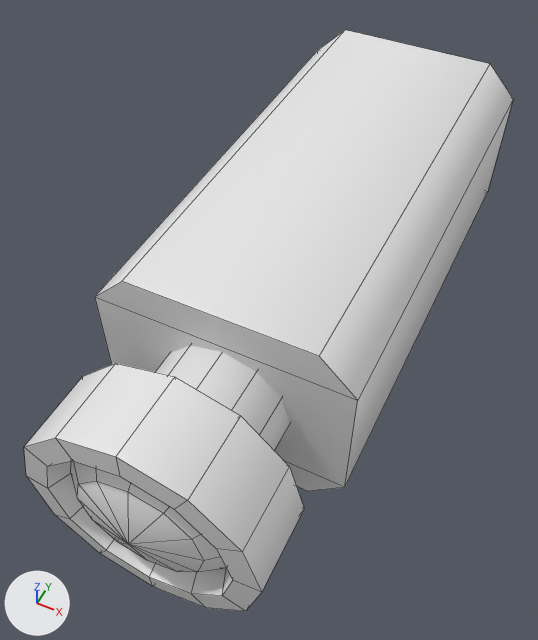
A saved change to the FBX model Assets/Assets/Environment/Camara.FBX.
Before and after are seen from a 50 mm lens placed at (0.212, -0.719, 0.479), pointed at (-0.007, -0.281, -0.069). The lights are fixed; the arrows at lower left show +X, +Y and +Z. Mesh edges are drawn as thin lines. Where no turn or scale is listed for an object, it has been applied to the vertices.
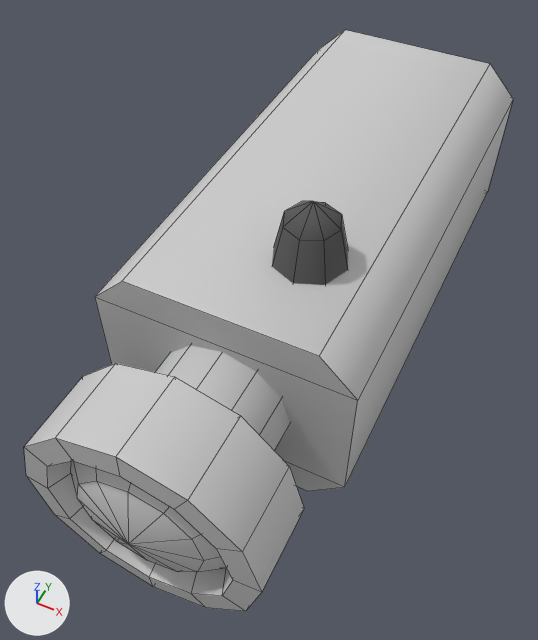
Pixel boxes [x1, y1, x2, y2] of what changed, in the pictures (538 x 640 px):
part 1 of me_mesh, added: after [272, 201, 348, 285]
part 2 of me_mesh, recoloured (white to grey): [24, 30, 513, 611] in both

What changed in the scene script:
```text
Add mat_01___default:
    mat_01___default = principled_material('01 - Default')
    mat_01___default.base_color = (0.592, 0.592, 0.592)  # light grey #cacaca
    mat_01___default.roughness = 0.859
Add mat_02___default:
    mat_02___default = principled_material('02 - Default')
    mat_02___default.base_color = (0.0902, 0.0902, 0.0902)  # dark grey #555555
    mat_02___default.roughness = 0.859
Change me_mesh:
    used by ob_object003; location = (0.0, 0.0, 0.0)
    remove me_mesh.from_pydata(...)  # 101 vertices, 98 faces; spans x -0.122..0.122, y -0.542..0.084, z -0.166..0.049
    add me_mesh.from_pydata(...)  # 118 vertices, 114 faces; spans x -0.122..0.122, y -0.542..0.084, z -0.166..0.106
    me_mesh part 1: a new loose piece of 17 vertices spanning x 0.002..0.074, y -0.33..-0.258, z 0.039..0.106, in mat_02___default (dark grey #555555)
    me_mesh part 2: 98 faces spanning x -0.122..0.122, y -0.542..0.084, z -0.166..0.049 switch from no material to mat_01___default (light grey #cacaca)
    add me_mesh.materials.append(mat_02___default)  # dark grey #555555
```
